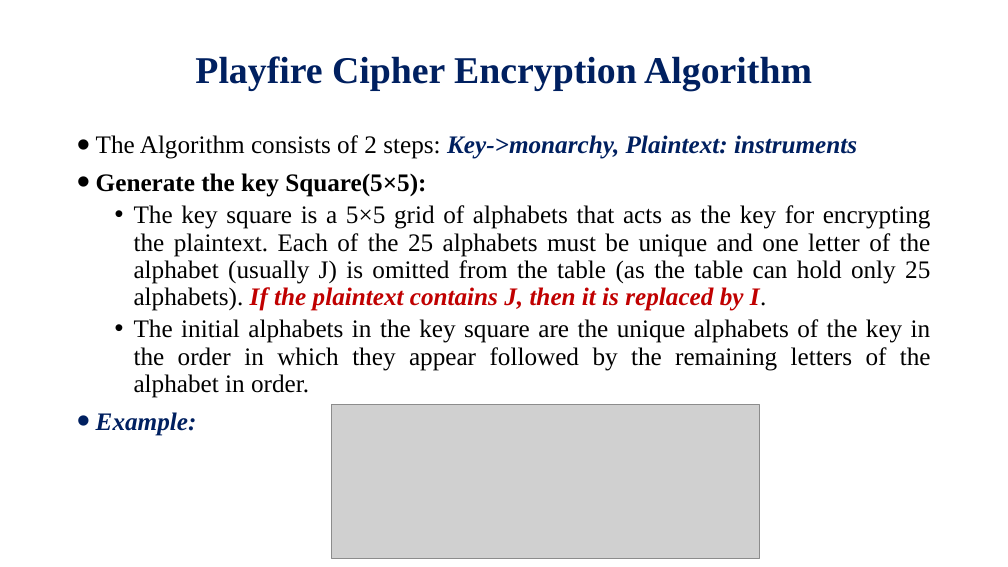
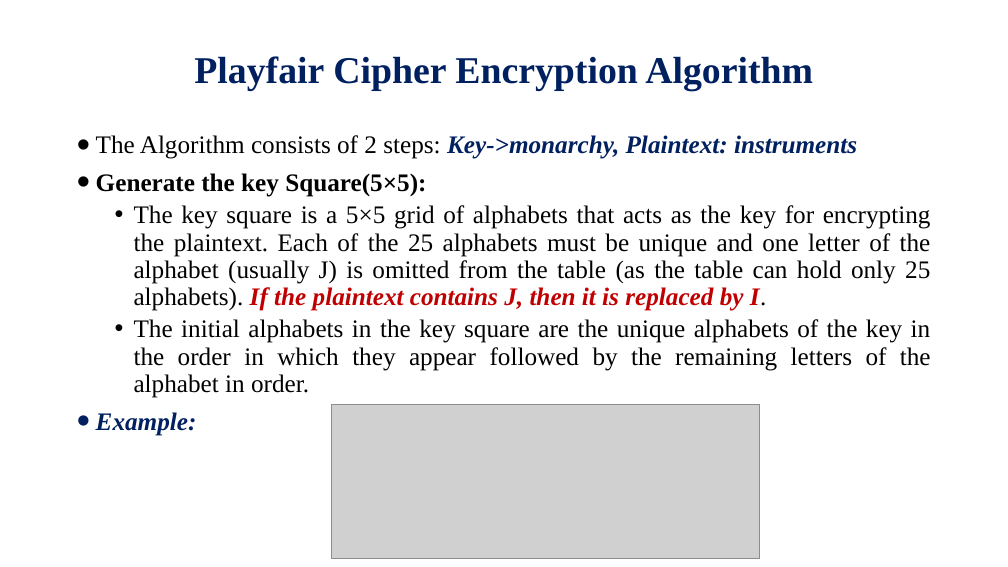
Before and after one commit to Alamgir-JUST/Lecture-Slides, a slide deck: slide 6 of Cryptography and Network Security/Lecture-04.pptx. Drawn at 1008x567 pixels with LibreOffice and Linux fonts; fonts in the diff are those of the drawing; grey boxes stand for pictures; background and template pictures are left out. Boxes give left, top, right and bottom in pixels: in the first picture for what was removed or moved away, otherwise in the second. Text is boxed around its words. In the diff, an @@ line names an element or a change of style, - is before the commit and + after.

```diff
--- a/Cryptography and Network Security/Lecture-04.pptx
+++ b/Cryptography and Network Security/Lecture-04.pptx
@@ title at <box>194,56,813,91</box>: text changed @@
-Playfire Cipher Encryption Algorithm
+Playfair Cipher Encryption Algorithm
```
Also in this commit, not shown: 17 other slides changed, 1 other file.
